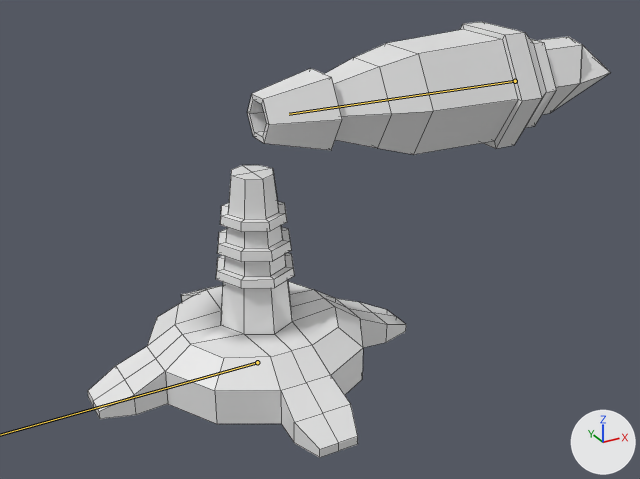
What one commit did to the FBX model Tower Defense/Assets/Art/3D/Turrets/Ice turrets/Ice Ray/Ice Ray Turret.fbx.
Both versions are drawn from a camera (50 mm lens) standing at (-0.397, -0.886, 0.595) and looking at (0.093, 0.004, 0.149). The axes (+X, +Y, +Z) are drawn at lower right. The lights are the same throughout. Both versions are drawn at frame 14 of the action 'Armature.004|Ice ray 1'; the numbers are the values there. The bones that bend it are drawn over the model as lines. Mesh edges are drawn as thin lines.

In view in the first picture: 'Cylinder.004', 'Roundcube.006'.
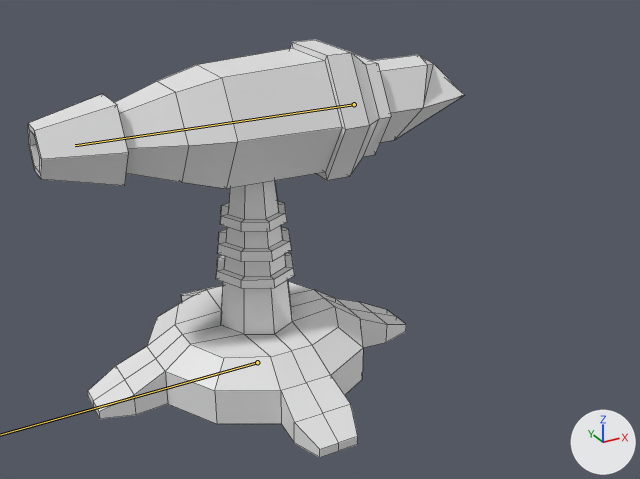
Edits to the scene script, one JSON object a line:
```json
{"block": "bone_bone_001", "where": "bone_bone_001 = bpy.data.objects['Armature.004'].pose.bones['Bone.001']  # child of 'Bone'"}
{"op": "set", "path": "bone_bone_001.location", "old": "(0.0, -0.2809, 0.0)", "new": "(0.0, -0.0347, 0.0)"}
```

Boxes [x1, y1, x2, y2] around the edits, measured in the pictures (640 x 479 px):
```json
{"object": "Cylinder.004", "change": "posed", "before": [247, 22, 611, 155], "after": [28, 40, 464, 189], "on screen": "20% wider, 12% taller"}
{"bone": "Bone.001", "before": "(515, 81) to (289, 114)", "after": "(354, 104) to (75, 145)"}
```
